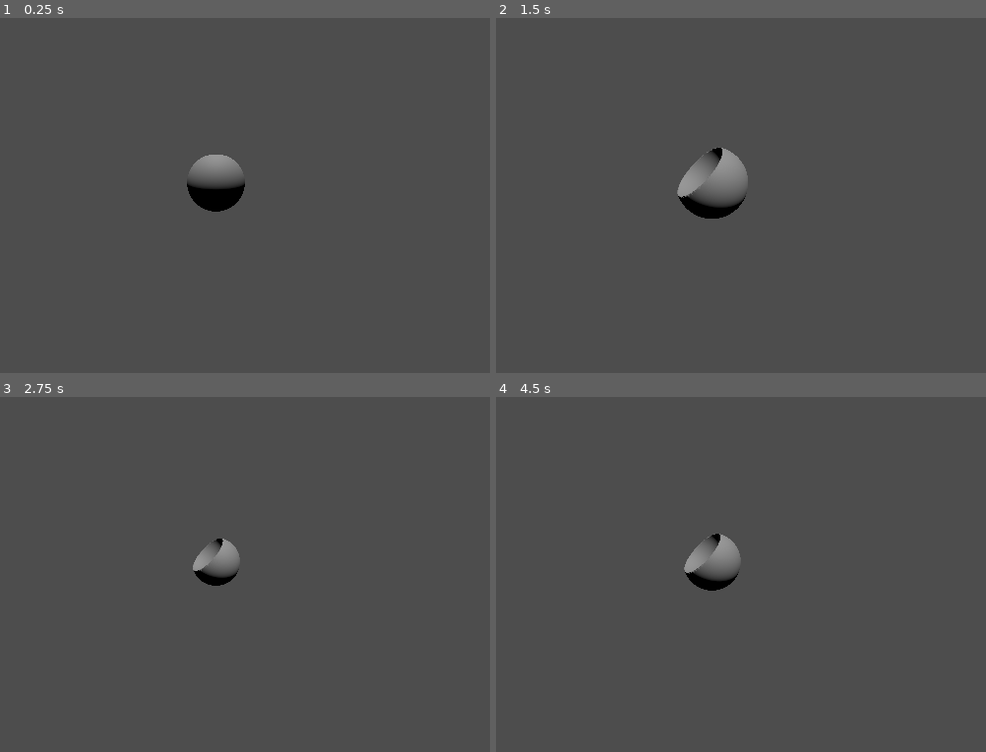
Above: before the commit, frames 1-4 (two rows, left to right).
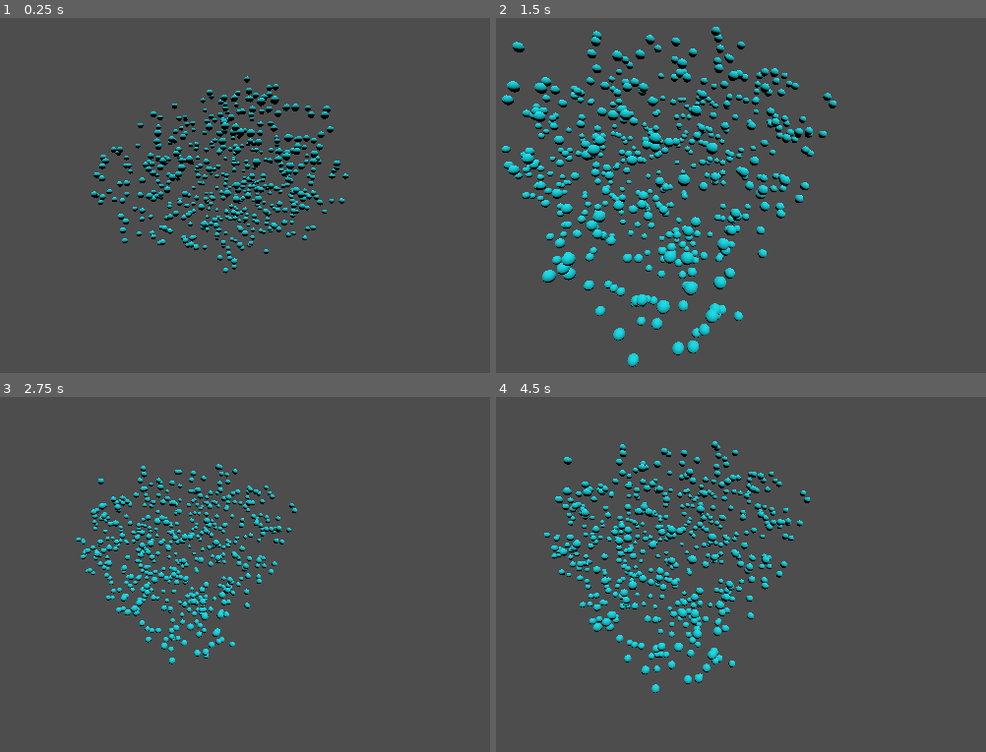
Above: after the commit, the same moments.

Repository: ayylol/tree_roots
Game: Godot game, scene res://default_scene.tscn
Same seed, same stepped clock (60 frames per second), same inputs: the game is played once before the commit and once after it.
Inputs (mouse positions are in pixels of both pictures, inside the frame that each line leads up to):
- Up to frame 1 (0.25 s): no input
- Up to frame 2 (1.5 s): tap Enter at 0.5 s; move the mouse to (883, 160) at 0.52 s; hold Middle mouse button (MoveCamera) 0.53-1.28 s; tap Space at 1.25 s; move the mouse to (554, 206) at 1.27 s; tap Mouse wheel up (ZoomIn) at 1.35 s
- Up to frame 3 (2.75 s): tap Enter at 2 s; move the mouse to (294, 464) at 2.02 s; hold Mouse wheel down (ZoomOut) from 2.03 s (still down)
- Up to frame 4 (4.5 s): tap Space at 2.75, 4.25 s; move the mouse to (672, 649) at 2.77 s; release Mouse wheel down (ZoomOut) at 2.78 s; tap Middle mouse button (MoveCamera) at 2.85 s; tap Enter at 3.5 s; move the mouse to (946, 627) at 3.52 s; hold Mouse wheel up (ZoomIn) 3.53-4.28 s; move the mouse to (outside the picture) at 4.27 s; tap Mouse wheel down (ZoomOut) at 4.35 s

The runs differ from the first frame. In frame 1, 6.1% of the frame differs, in the area x 18-72%, y 16-73%; in frame 2, 13%, in the area x 1-70%, y 2-99%; in frame 3, 5.1%; in frame 4, 7.6%.

Commit message:
Added random attractor volume spawning

Diff:
--- /dev/null
+++ b/attractor_area.gd
@@ -0,0 +1,36 @@
+extends StaticBody3D
+
+@export var max_attractors: int = 500
+
+var num_attractors = 0
+
+var attractor_scene = preload("res://attractor_point.tscn")
+
+@onready var max_extent = Vector3(1,1,1)*-1.79769e308
+@onready var min_extent = Vector3(1,1,1)*1.79769e308
+@onready var SpawnArea = $SpawnArea
+@onready var PointsParent = $PointsParent
+
+func _ready():
+	for point_local in SpawnArea.shape.points:
+		var point = SpawnArea.to_global(point_local)
+
+		max_extent.x = maxf(point.x,max_extent.x)
+		max_extent.y = maxf(point.y,max_extent.y)
+		max_extent.z = maxf(point.z,max_extent.z)
+
+		min_extent.x = minf(point.x,min_extent.x)
+		min_extent.y = minf(point.y,min_extent.y)
+		min_extent.z = minf(point.z,min_extent.z)
+
+# Called every frame. 'delta' is the elapsed time since the previous frame.
+func _physics_process(delta):
+	while num_attractors < max_attractors:
+		var attractor = attractor_scene.instantiate()
+		attractor.position = to_local(Vector3(randf_range(min_extent.x,max_extent.x),randf_range(min_extent.y,max_extent.y),randf_range(min_extent.z,max_extent.z)))
+		PointsParent.add_child(attractor)
+		if(attractor.is_inside()):
+			num_attractors+=1
+		else:
+			print("yep")
+			attractor.free()
--- /dev/null
+++ b/attractor_area.tscn
@@ -0,0 +1,17 @@
+[gd_scene load_steps=3 format=3 uid="uid://to7upd7dh6pu"]
+
+[ext_resource type="Script" path="res://attractor_area.gd" id="1_t88um"]
+
+[sub_resource type="ConvexPolygonShape3D" id="ConvexPolygonShape3D_b0mko"]
+points = PackedVector3Array(-2.3649, 0.347384, 0.139516, 2.61687, 0.743212, 0.0600771, 2.61678, 0.348069, 0.0600624, 0.806303, -0.0556865, -2.88967, -0.224941, 2.62444, -1.19672, 0.4844, 1.69421, 2.20273, 0.166539, -1.05806, 0.291124, -2.03326, 0.899991, 1.15796, 0.796581, 2.47423, 1.3175, 2.25434, 1.28484, -0.798108, 0.79812, -0.755334, -2.30645, 0.87063, 0.821308, 2.08782, 1.58519, 0.507406, -2.61932, -1.86332, -0.349852, 0.602123, -0.68493, 1.82785, -1.72885, -2.0115, 1.44361, 0.598474, 2.18891, -0.345077, -0.0240719, 1.50118, 1.84168, 1.7833, 0.0895271, -0.100802, -2.56287, -1.54639, 0.0426782, 1.30107, 1.57282, -0.584064, -2.05289, 0.398727, 2.52504, -1.18656, 0.715041, 0.665398, -2.84056, -1.53173, -0.491241, -0.0262863, 0.166039, 2.28978, 1.51995, 2.6255, 0.346547, -0.651869, 1.41531, 2.22535, 1.22514, -2.26094, 0.821037, -0.178395, -0.615867, 2.54445, -1.03953, 0.0891609, -0.807176, 0.750523, -0.302214, -1.05716, -0.178508, 1.4998, 1.05657, 1.85976)
+
+[node name="AttractorArea" type="StaticBody3D"]
+collision_layer = 8
+collision_mask = 0
+script = ExtResource("1_t88um")
+
+[node name="SpawnArea" type="CollisionShape3D" parent="."]
+transform = Transform3D(1, 0, 0, 0, 1, 0, 0, 0, 1, 0, -0.693843, 0.579104)
+shape = SubResource("ConvexPolygonShape3D_b0mko")
+
+[node name="PointsParent" type="Node3D" parent="."]
--- /dev/null
+++ b/attractor_point.gd
@@ -0,0 +1,8 @@
+extends Node3D
+
+func is_inside()-> bool:
+	var params = PhysicsPointQueryParameters3D.new()
+	params.position = global_position
+	params.collision_mask = 0b1000
+	var result = get_world_3d().direct_space_state.intersect_point(params)
+	return !result.is_empty()
--- a/attractor_point.tscn
+++ b/attractor_point.tscn
@@ -1,4 +1,6 @@
-[gd_scene load_steps=3 format=3 uid="uid://d05qtt2khlep2"]
+[gd_scene load_steps=4 format=3 uid="uid://d05qtt2khlep2"]
+
+[ext_resource type="Script" path="res://attractor_point.gd" id="1_uky4e"]
 
 [sub_resource type="SphereMesh" id="SphereMesh_mddi7"]
 
@@ -6,6 +8,7 @@
 albedo_color = Color(0, 0.858824, 0.901961, 1)
 
 [node name="AttractorPoint" type="Node3D"]
+script = ExtResource("1_uky4e")
 
 [node name="MeshInstance3D" type="MeshInstance3D" parent="."]
 transform = Transform3D(0.1, 0, 0, 0, 0.1, 0, 0, 0, 0.1, 0, 0, 0)
--- a/default_scene.tscn
+++ b/default_scene.tscn
@@ -1,23 +1,15 @@
-[gd_scene load_steps=2 format=3 uid="uid://dxa58tx7omcyv"]
+[gd_scene load_steps=3 format=3 uid="uid://dxa58tx7omcyv"]
 
 [ext_resource type="PackedScene" uid="uid://014qsodi72e3" path="res://orbit_camera.tscn" id="1_0bxbq"]
+[ext_resource type="PackedScene" uid="uid://to7upd7dh6pu" path="res://attractor_area.tscn" id="2_nunxf"]
 
 [node name="Node3D" type="Node3D"]
 transform = Transform3D(1, 0, 0, 0, 1, 0, 0, 0, 1, -0.000548363, -2.38419e-07, 0.00492644)
-
-[node name="TestObject" type="CSGCombiner3D" parent="."]
-
-[node name="CSGSphere3D" type="CSGSphere3D" parent="TestObject"]
-radial_segments = 64
-rings = 64
-
-[node name="CSGSphere3D2" type="CSGSphere3D" parent="TestObject"]
-transform = Transform3D(1, 0, 0, 0, 1, 0, 0, 0, 1, -0.00128388, 0.359276, -0.349398)
-operation = 2
-radial_segments = 64
-rings = 64
 
 [node name="OrbitCamera" parent="." instance=ExtResource("1_0bxbq")]
 
 [node name="Sun" type="DirectionalLight3D" parent="."]
 transform = Transform3D(1, 0, 0, 0, 0.221004, 0.975273, 0, -0.975273, 0.221004, 0, 3.80721, 1.50425)
+
+[node name="AttractorArea" parent="." instance=ExtResource("2_nunxf")]
+transform = Transform3D(1, 0, 0, 0, 1, 0, 0, 0, 1, 0, 0, -1.20544)
--- a/orbit_camera.gd
+++ b/orbit_camera.gd
@@ -16,8 +16,7 @@
 	pass
 
 
-# Called every frame. 'delta' is the elapsed time since the previous frame.
-func _physics_process(delta):
+func _physics_process(_delta):
 	CamPos.transform.origin = Vector3(0,0,zoom)
 	transform.basis = Basis(Quaternion.from_euler(Vector3(phi,theta,0)))
 	#transform.basis = from_euler
Binary file added: volume.glb
Not shown, added: volume.glb.import
